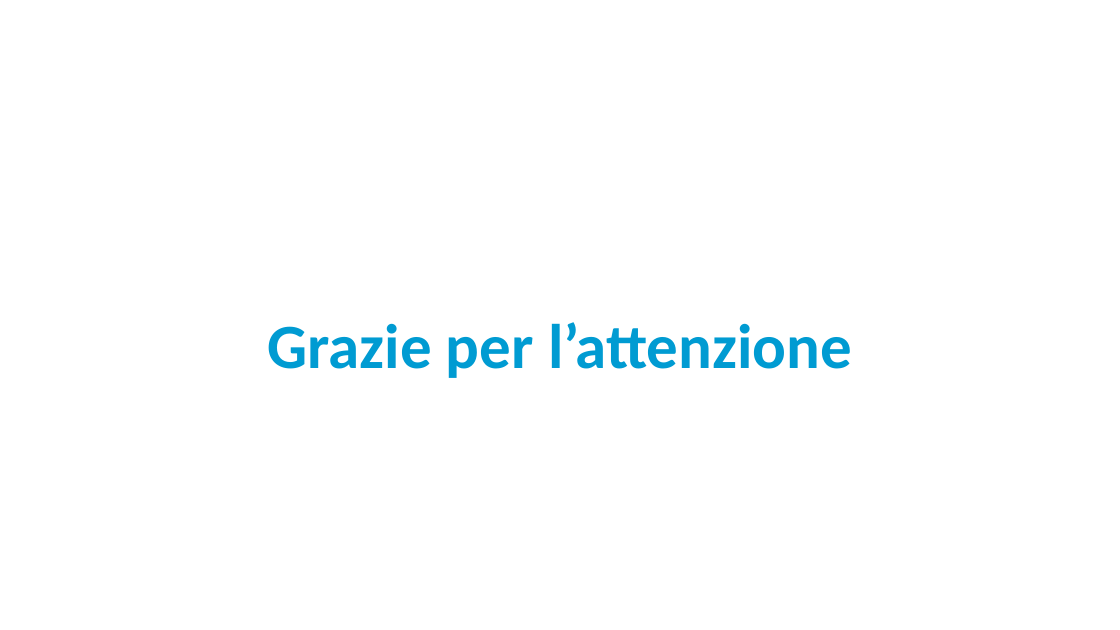
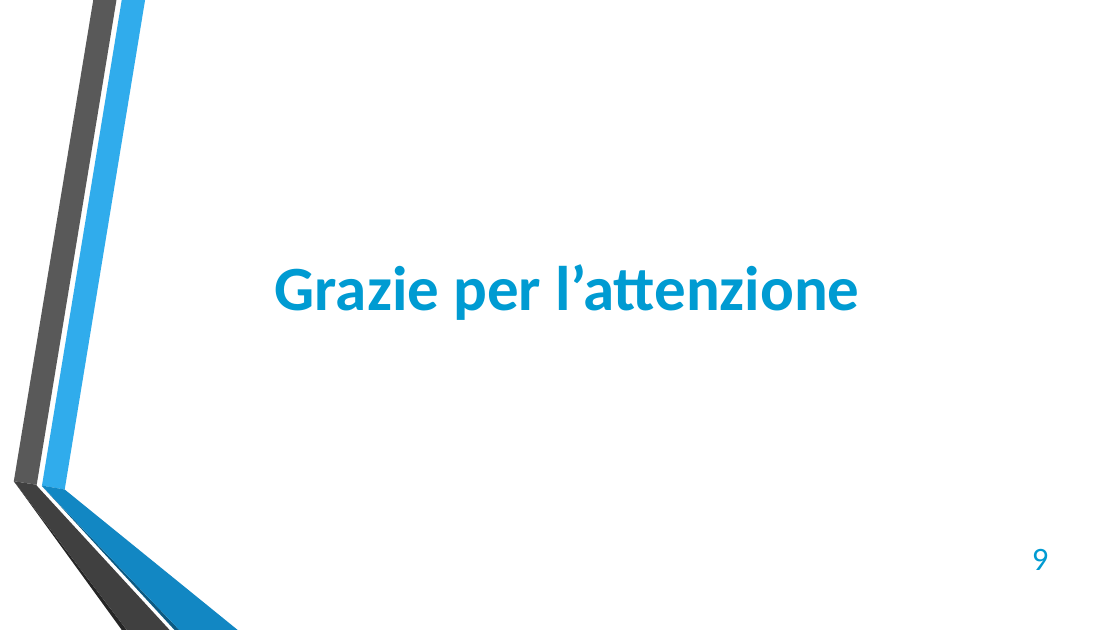
Before and after one commit to return55/lavoro, a slide deck: slide 9 of presentazione.pptx (slide 3 before the commit). Drawn at 1120x630 pixels with LibreOffice and Linux fonts; fonts in the diff are those of the drawing; background and template pictures are left out. Boxes give left, top, right and bottom in pixels: in the first picture for what was removed or moved away, otherwise in the second. Text is boxed around its words. In the diff, an @@ line names an element or a change of style, - is before the commit and + after.

```diff
--- a/presentazione.pptx
+++ b/presentazione.pptx
@@ text "Grazie per l’attenzione" moved from (x1=267, y1=322, x2=852, y2=378) to (x1=275, y1=264, x2=859, y2=320) @@
@@ text "Grazie per l’attenzione" at (x1=275, y1=264, x2=859, y2=320): alignment centre to left; line spacing 0.9 to 1; vertical alignment bottom to top @@
@@ group added at (x1=13, y1=0, x2=238, y2=630): 6 freeform shapes @@
@@ page number added at (x1=1032, y1=548, x2=1049, y2=570), 28 pt, text #009BD2 @@
+9
```
Also in this commit, not shown: 1 other slide changed, 7 slides added, 1 slide removed, 9 other files.
